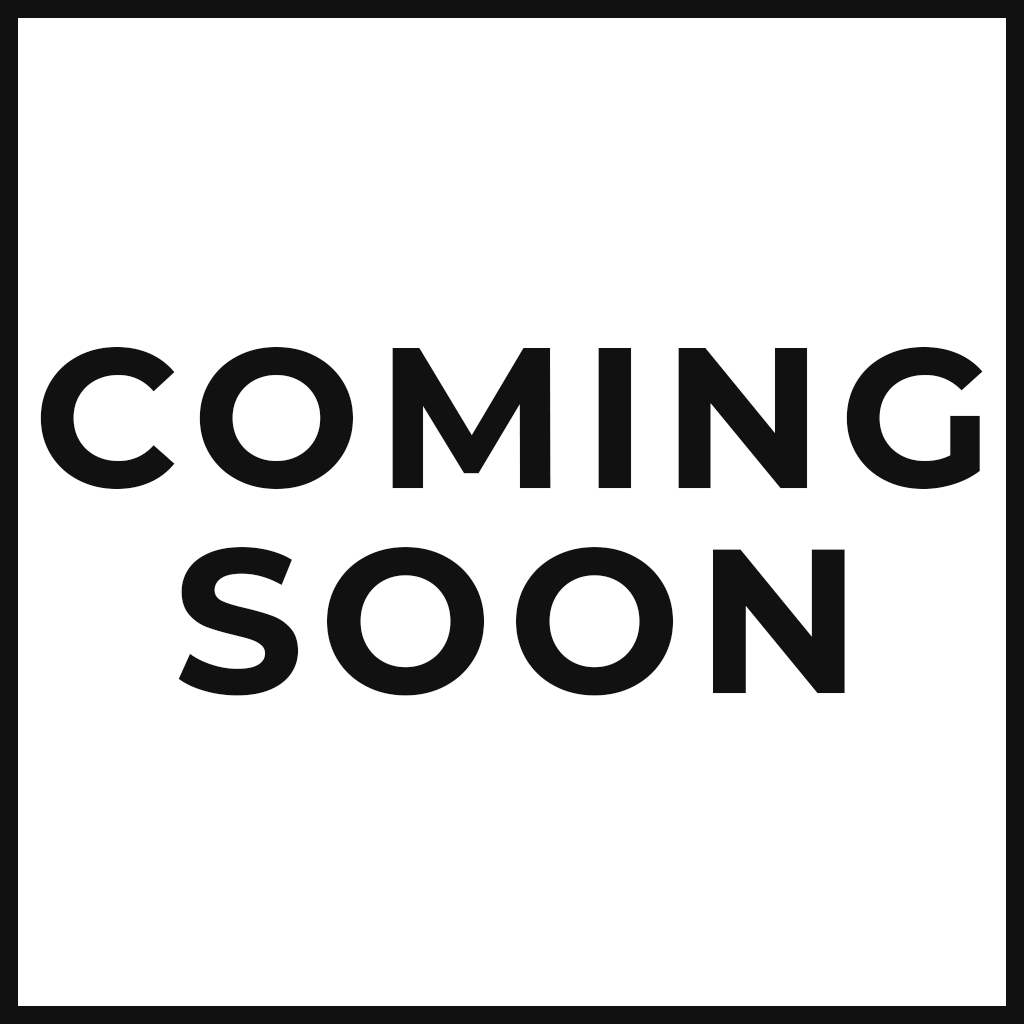
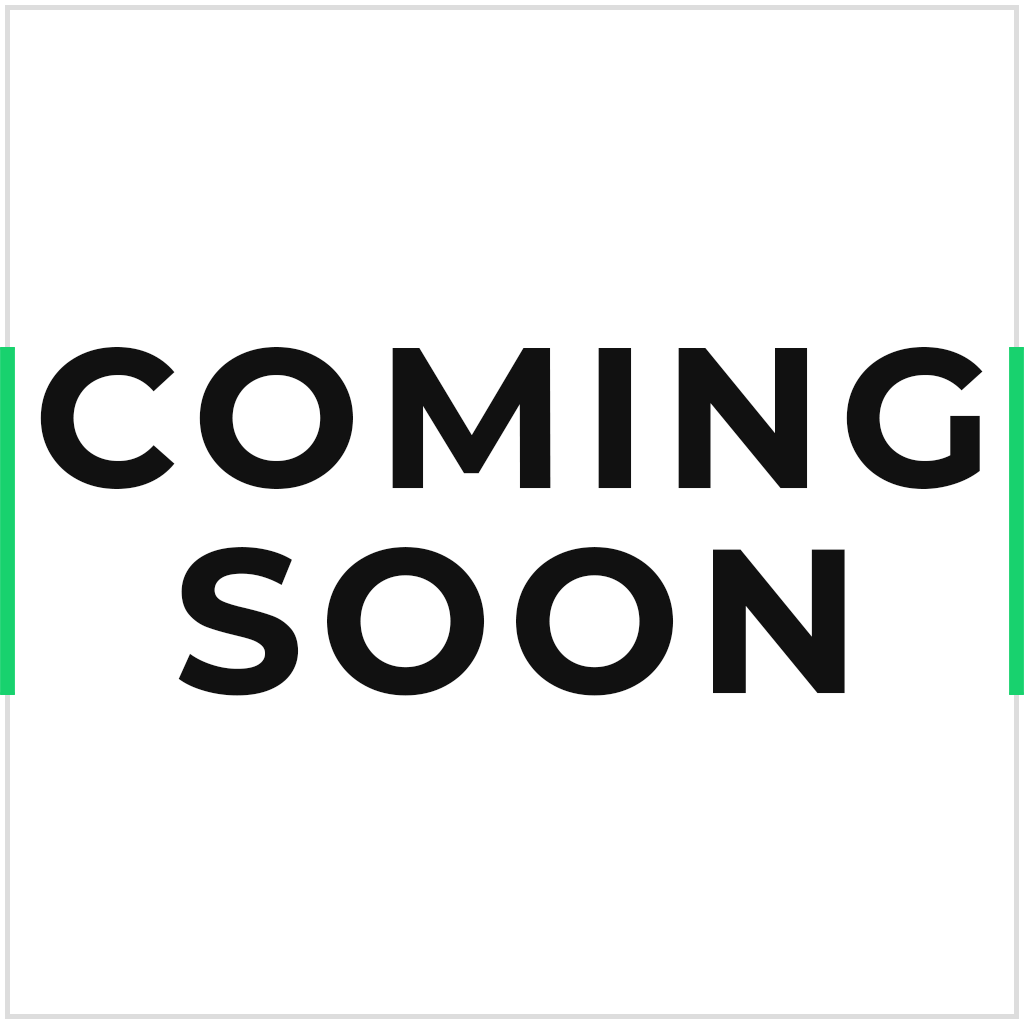
Comparing the layer stacks of the two w=1024, h=1024 images. Changes:
added layer "Rahmen Grün Links" above "Rahmen Grün Rechts" over (0, 347, 15, 695)
added layer "Rahmen Grün Rechts" above "Rahmen Grau Unten" over (1009, 347, 1024, 695)
added layer "Rahmen Grau Unten" above "Rahmen Grau Oben" over (5, 1014, 1019, 1019)
added layer "Rahmen Grau Oben" above "Rahmen Grau Links" over (5, 5, 1019, 10)
added layer "Rahmen Grau Links" above "Rahmen Grau Rechts" over (5, 5, 10, 1019)
added layer "Rahmen Grau Rechts" above "SOON" over (1014, 5, 1019, 1019)
